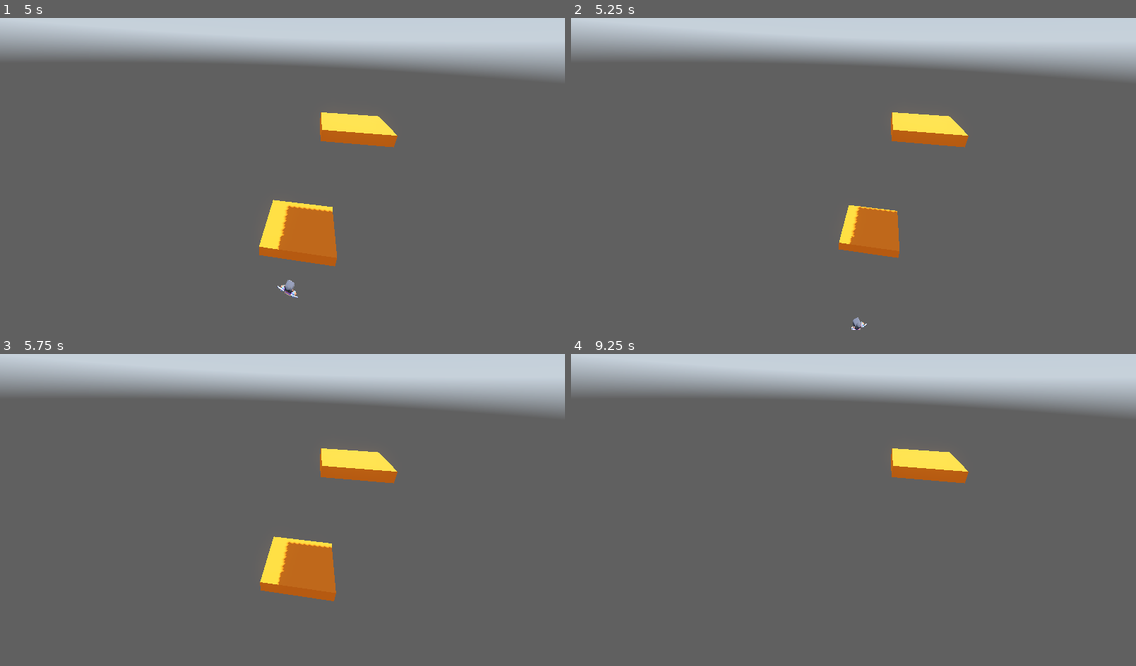
Above: before the commit, frames 1-4 (two rows, left to right).
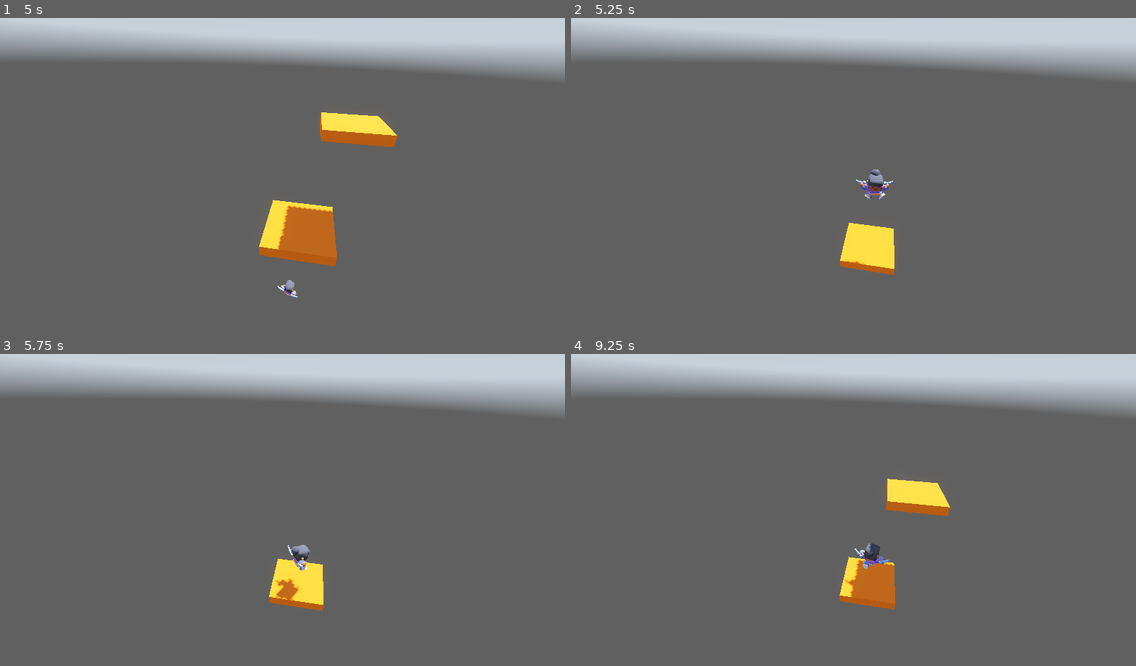
Above: after the commit, the same moments.

Repository: Yadovitiy/SkyPogo
Game: Godot game, scene res://Scenes/Game/game.tscn
The game is run twice, just before and just after one commit, with the same random seed, the same clock (stepped at 60 frames per second) and the same inputs. A sky picture missing from this copy of the repository is replaced by a grey-blue gradient.
Inputs:
- Up to frame 1 (5 s): hold Right (ui_right) 0.53-1.28 s; hold Left (ui_left) 1.28-2.03 s; hold Right (ui_right) 2.03-2.78 s; hold Up (ui_up) 2.78-3.53 s; hold Left (ui_left) from 3.53 s (still down)
- Up to frame 2 (5.25 s): keep holding Left (ui_left)
- Up to frame 3 (5.75 s): keep holding Left (ui_left)
- Up to frame 4 (9.25 s): release Left (ui_left) at 5.78 s; hold Right (ui_right) 5.78-6.53 s; hold Up (ui_up) 6.53-7.28 s; hold Right (ui_right) 7.28-8.03 s; hold Left (ui_left) from 8.03 s (still down)

Frame 1 is identical in both runs. In frame 2, 3.4% of the frame differs, in the area x 47-71%, y 30-100%; in frame 3, 3.5%; in frame 4, 3.8%, in the area x 47-71%, y 30-82%.

Commit message:
Добавил перезапуск игры

Diff:
--- /dev/null
+++ b/Scenes/Game/game.gd
@@ -0,0 +1,10 @@
+extends Node
+
+
+
+
+
+func _on_floor_body_entered(body: Node3D) -> void:
+	if body is Player:
+		#get_tree().reload_current_scene()
+		get_tree().call_deferred("reload_current_scene")
--- a/Scenes/Game/game.tscn
+++ b/Scenes/Game/game.tscn
@@ -1,5 +1,6 @@
 [gd_scene format=3 uid="uid://b2yy3axurey8"]
 
+[ext_resource type="Script" uid="uid://dex3l1psvtr4m" path="res://Scenes/Game/game.gd" id="1_ciybh"]
 [ext_resource type="Texture2D" uid="uid://duicsnqr6ebsl" path="res://Assets/Images/4 - free_-_skybox_cliffside_0.hdr" id="1_mv0hc"]
 [ext_resource type="PackedScene" uid="uid://cxouyjm7mm48d" path="res://Scenes/Spawner/spawner.tscn" id="3_i1e5p"]
 [ext_resource type="PackedScene" uid="uid://dqnnk454pwolf" path="res://Scenes/Player/player.tscn" id="3_qikps"]
@@ -17,7 +18,10 @@
 tonemap_mode = 2
 glow_enabled = true
 
+[sub_resource type="WorldBoundaryShape3D" id="WorldBoundaryShape3D_i1e5p"]
+
 [node name="Game" type="Node" unique_id=205332310]
+script = ExtResource("1_ciybh")
 
 [node name="DirectionalLight3D" type="DirectionalLight3D" parent="." unique_id=1856014829]
 transform = Transform3D(-0.8660254, -0.43301278, 0.25, 0, 0.49999997, 0.86602545, -0.50000006, 0.75, -0.43301266, 0, 0, 0)
@@ -33,3 +37,11 @@
 
 [node name="PlayerCam" parent="." unique_id=1835395395 instance=ExtResource("4_i1e5p")]
 transform = Transform3D(0.98872447, -0.10156215, 0.11004121, 0.03324482, 0.8653871, 0.5, -0.14600933, -0.4907039, 0.85900575, 0, 10.278149, 8.792584)
+
+[node name="Floor" type="Area3D" parent="." unique_id=1311430486]
+transform = Transform3D(1, 0, 0, 0, 1, 0, 0, 0, 1, 0, -15, 0)
+
+[node name="CollisionShape3D" type="CollisionShape3D" parent="Floor" unique_id=2070561146]
+shape = SubResource("WorldBoundaryShape3D_i1e5p")
+
+[connection signal="body_entered" from="Floor" to="." method="_on_floor_body_entered"]
--- a/Scenes/Spawner/spawner.gd
+++ b/Scenes/Spawner/spawner.gd
@@ -1,14 +1,14 @@
 extends Node
 
 
-
+@export var platform_scene: PackedScene
 
 func _enter_tree() -> void:
 	SignalHub.new_platform.connect(_on_new_platform)
 
 
 
-@export var platform_scene: PackedScene
+
 
 
 func spawn_platform(old_platform_pos: Vector3) -> void:
Not shown, added: Scenes/Game/game.gd.uid
